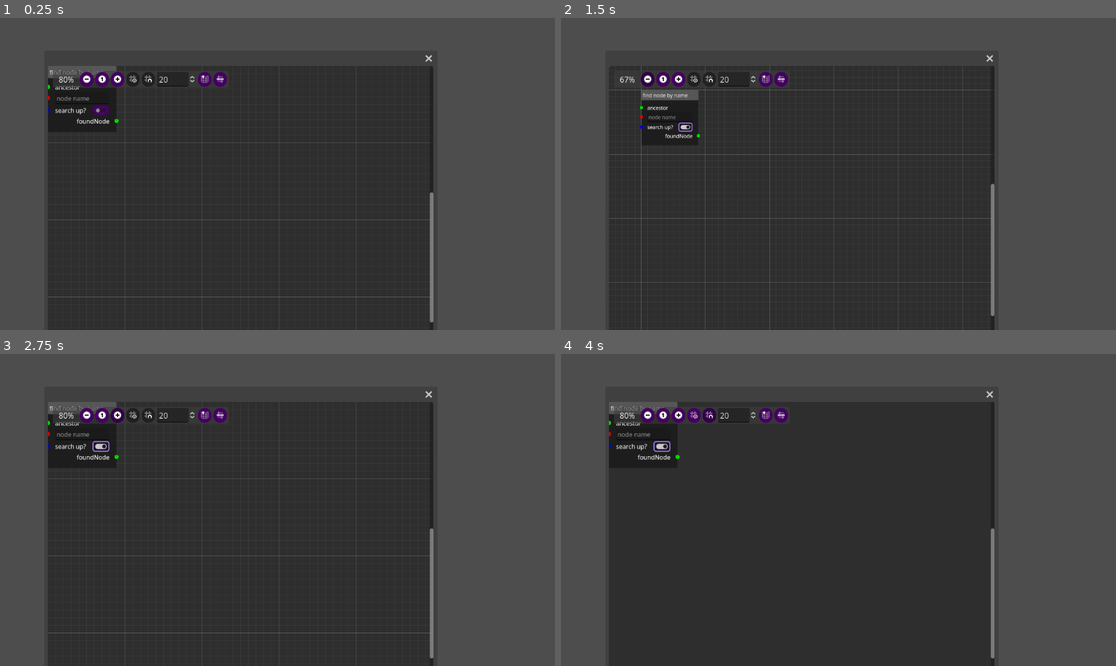
Above: before the commit, frames 1-4 (two rows, left to right).
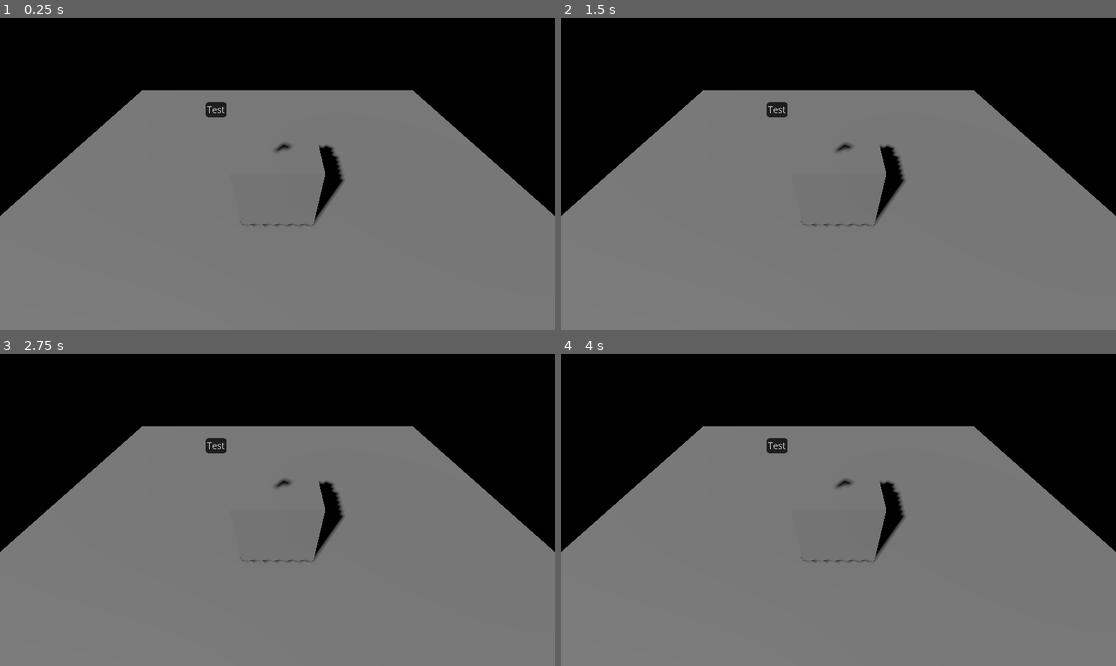
Above: after the commit, the same moments.

Repository: zodywoolsey/tests
Game: Godot game, scene res://ui/uiTest.tscn
Two runs of this game, one before a commit and one after it. Both use one fixed random seed, a clock stepped at 60 frames per second and the inputs below. Before the commit the project starts from res://testScenes/visualScriptingTest/world.tscn.
Inputs (mouse positions are in pixels of both pictures, inside the frame that each line leads up to):
- Up to frame 1 (0.25 s): no input
- Up to frame 2 (1.5 s): click (660, 111) at 0.52 s; click (649, 80) at 1.27 s
- Up to frame 3 (2.75 s): click (116, 416) at 2.02 s
- Up to frame 4 (4 s): click (694, 416) at 2.77 s; click (710, 416) at 3.52 s

The runs differ from the first frame. In frame 1, 99% of the frame differs, in the area x 0-100%, y 0-100%; in frame 2, 99%; in frame 3, 99%; in frame 4, 99%.
Error before the commit: Parse Error: Function "get_connection_input_slot()" not found in base self. (res://testScenes/visualScriptingTest/nodes/findNodeByName.gd:7)

Commit message:
upd

Diff:
--- a/project.godot
+++ b/project.godot
@@ -11,7 +11,7 @@
 [application]
 
 config/name="tests"
-run/main_scene="res://testScenes/visualScriptingTest/world.tscn"
+run/main_scene="res://ui/uiTest.tscn"
 config/features=PackedStringArray("4.0", "Forward Plus")
 config/icon="res://icon.svg"
 
--- a/ui/uiTest.tscn
+++ b/ui/uiTest.tscn
@@ -102,6 +102,7 @@
 theme = ExtResource("1_gj1lx")
 
 [node name="Button" type="Button" parent="RigidBody3D/MeshInstance3D/SubViewport/Control"]
+layout_mode = 0
 offset_right = 74.9912
 offset_bottom = 54.0
 text = "Test"
Not shown: 1 places in ui/uiTest.tscn that only renumber resources
